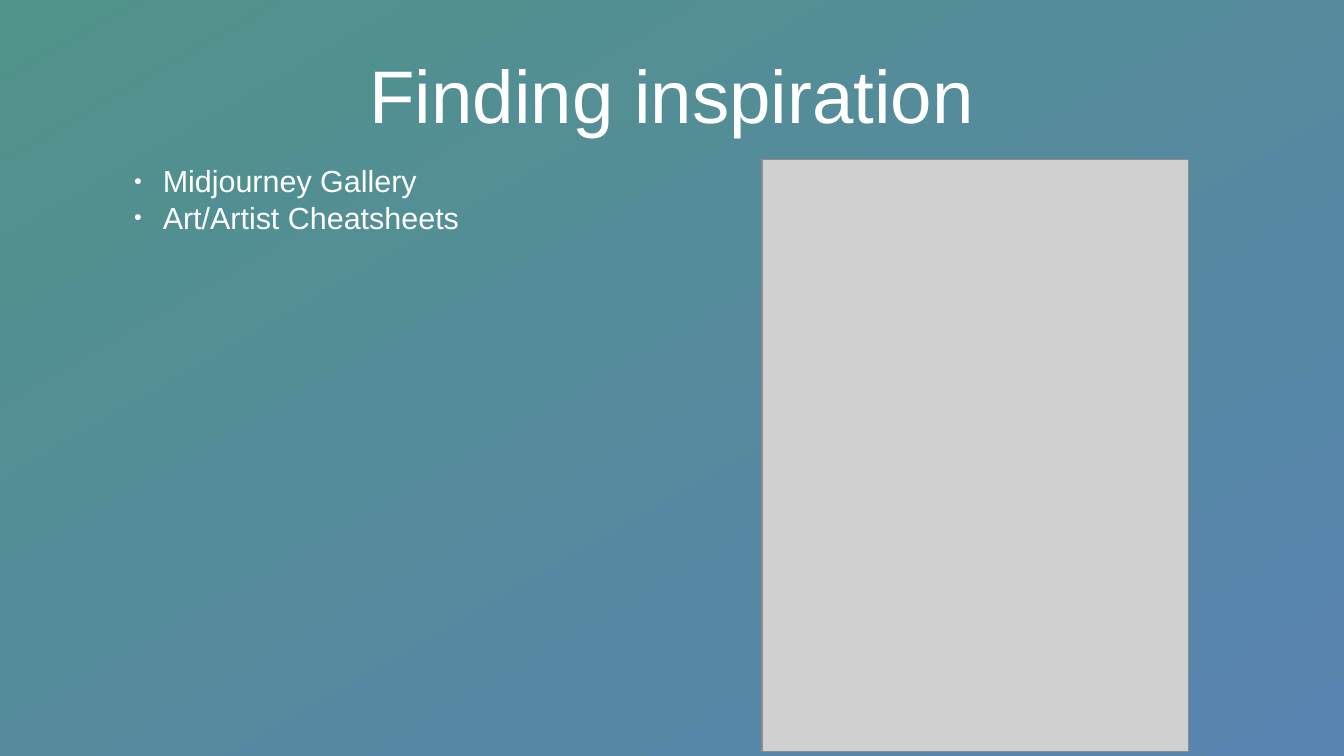
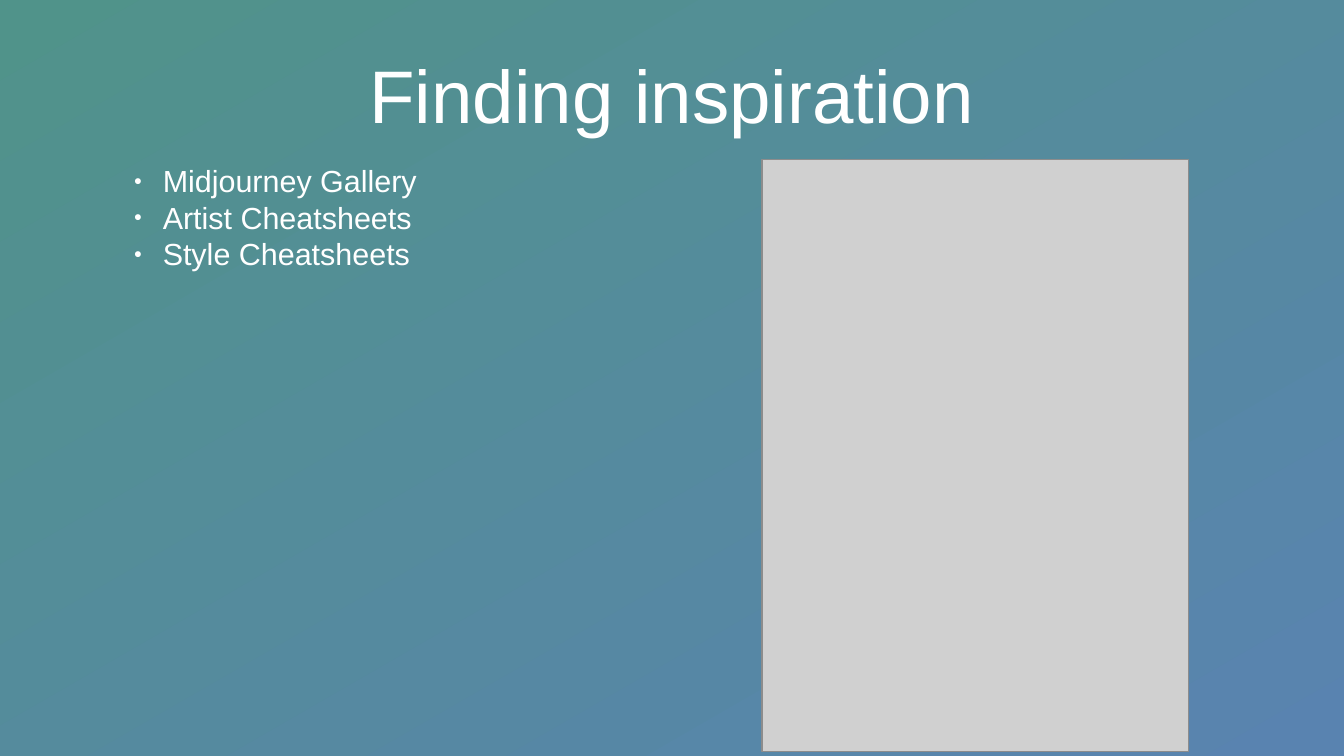
Before and after one commit to mikeboensel/AI_Course, a slide deck: slide 8 of slides/lecture2_genAI_intro/Lecture2.odp (slide 7 before the commit). Drawn at 1344x756 pixels with LibreOffice and Linux fonts; fonts in the diff are those of the drawing; grey boxes stand for pictures. Boxes give left, top, right and bottom in pixels: in the first picture for what was removed or moved away, otherwise in the second. Text is boxed around its words. In the diff, an @@ line names an element or a change of style, - is before the commit and + after.

```diff
--- a/slides/lecture2_genAI_intro/Lecture2.odp
+++ b/slides/lecture2_genAI_intro/Lecture2.odp
@@ text at (163,207,412,271): text changed @@
-● Art/Artist Cheatsheets
+● Artist Cheatsheets
+● Style Cheatsheets
```
Also in this commit, not shown: 1 other slide changed, 1 slide added, 1 other file.
